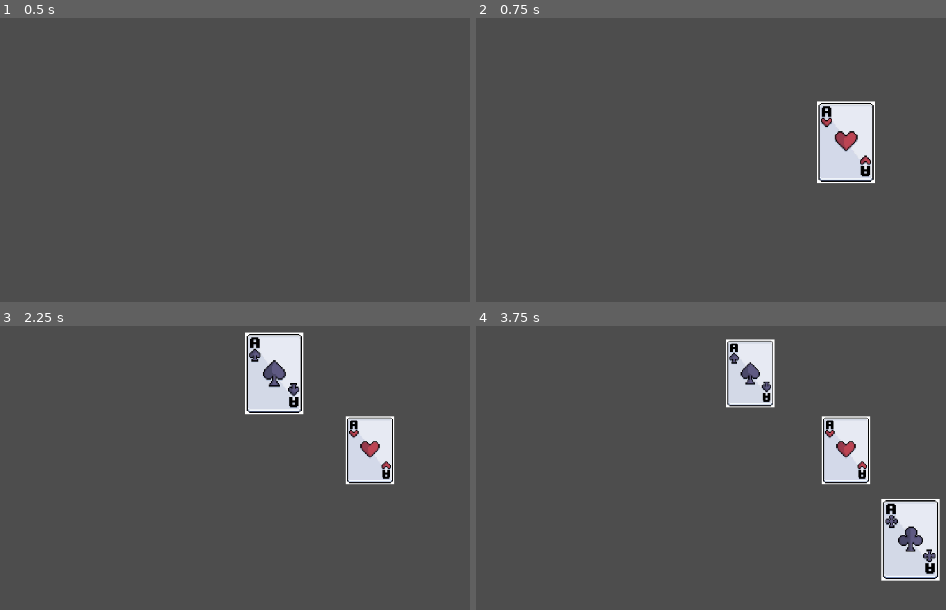
Above: before the commit, frames 1-4 (two rows, left to right).
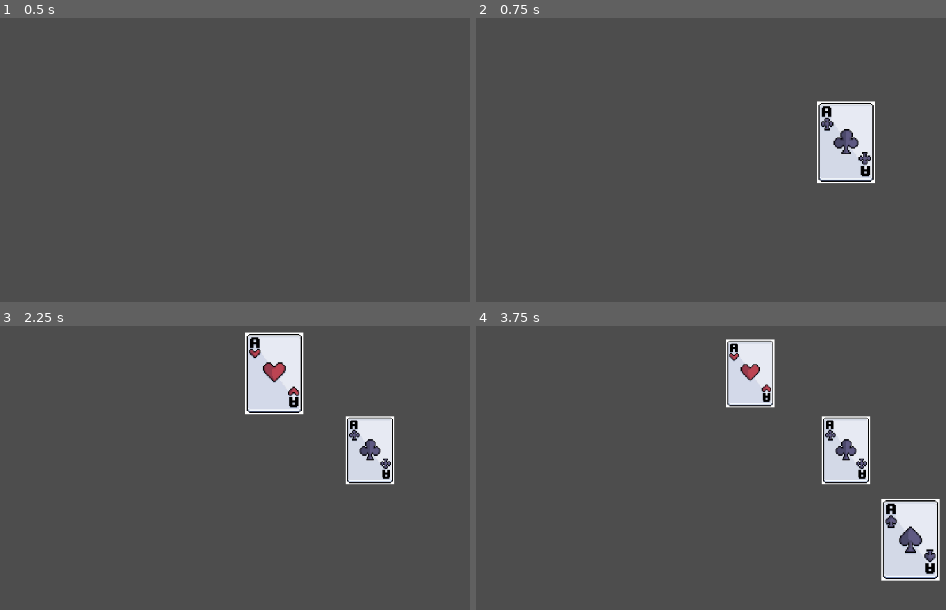
Above: after the commit, the same moments.

Repository: UNIZAR-30226-2026-14/desktop-app
Game: Godot game, scene res://proyecto_rummikub/escenaPrincipal/escenaprincipal.tscn
Same seed, same stepped clock (60 frames per second), same inputs: the game is played once before the commit and once after it.
Inputs (mouse positions are in pixels of both pictures, inside the frame that each line leads up to):
- Up to frame 1 (0.5 s): no input
- Up to frame 2 (0.75 s): tap Enter at 0.5 s; move the mouse to (847, 142) at 0.52 s; click (847, 142) at 0.67 s
- Up to frame 3 (2.25 s): tap Space at 1.25 s; move the mouse to (371, 450) at 1.27 s; click (371, 450) at 1.42 s; tap Enter at 2 s; move the mouse to (272, 374) at 2.02 s; click (272, 374) at 2.17 s
- Up to frame 4 (3.75 s): tap Space at 2.75 s; move the mouse to (748, 374) at 2.77 s; click (748, 374) at 2.92 s; tap Enter at 3.5 s; move the mouse to (908, 539) at 3.52 s; click (908, 539) at 3.67 s

Frame 1 is identical in both runs. In frame 2, 0.6% of the frame differs, in the area x 73-85%, y 32-53%; in frame 3, 1.0%; in frame 4, 1.0%, in the area x 53-99%, y 9-84%.

Commit message:
Carta pasa a ser ficha

Diff:
--- a/project.godot
+++ b/project.godot
@@ -14,6 +14,11 @@
 run/main_scene="uid://bxlkgyvjo1kko"
 config/features=PackedStringArray("4.6", "GL Compatibility")
 config/icon="res://icon.svg"
+
+[editor]
+
+version_control/plugin_name="GitPlugin"
+version_control/autoload_on_startup=true
 
 [input]
 
--- a/proyecto_rummikub/carta/Carta.gd
+++ /dev/null
@@ -1,44 +0,0 @@
-class_name Carta extends Node2D
-@export var area2d: Area2D
-
-static var escena_carta: PackedScene = preload("res://proyecto_rummikub/carta/Carta.tscn")
-
-signal cursor_sobre_carta
-signal cursor_no_sobre_carta
-static var indice: int = -1
-var mi_indice: int
-
-static func carta(color: String) -> Node2D:
-	var carta_creada: Node2D = escena_carta.instantiate()
-	carta_creada.name = str((indice +1 ))
-	carta_creada.cambiar_sprite(color)
-	return carta_creada
-
-func cambiar_sprite(color: String):
-	match color:
-		"corazones":
-			$assDePicas.texture = load("res://imagenes/asscorazones.jpg")
-		"picas":
-			$assDePicas.texture = load("res://imagenes/asspicas.jpg")
-		"treboles":
-			$assDePicas.texture = load("res://imagenes/asstreboles.jpg")
-		"diamantes":
-			$assDePicas.texture = load("res://imagenes/assdiamantes.jpg")
-
-# Called when the node enters the scene tree for the first time.
-func _ready() -> void:
-	print("patata")
-	indice += 1
-	mi_indice = indice
-	area2d.mouse_entered.connect(_emitir_señal_entrada)
-	area2d.mouse_exited.connect(_emitir_señal_salida)
-
-# Called every frame. 'delta' is the elapsed time since the previous frame.
-func _process(_delta: float) -> void:
-	pass
-
-func _emitir_señal_entrada():
-	cursor_sobre_carta.emit(mi_indice)
-
-func _emitir_señal_salida():
-	cursor_no_sobre_carta.emit(mi_indice)
--- a/proyecto_rummikub/carta/Carta.tscn
+++ /dev/null
@@ -1,20 +0,0 @@
-[gd_scene format=3 uid="uid://d2m3pflispvhh"]
-
-[ext_resource type="Script" uid="uid://diiqjqmbuekht" path="res://proyecto_rummikub/carta/Carta.gd" id="1_8effa"]
-[ext_resource type="Texture2D" uid="uid://cvx6loh6kb2xv" path="res://imagenes/asspicas.jpg" id="1_8gbdo"]
-
-[sub_resource type="RectangleShape2D" id="RectangleShape2D_0wtaq"]
-size = Vector2(70, 98)
-
-[node name="Carta" type="Node2D" unique_id=1732648488 node_paths=PackedStringArray("area2d")]
-script = ExtResource("1_8effa")
-area2d = NodePath("Area2D")
-
-[node name="assDePicas" type="Sprite2D" parent="." unique_id=579691819]
-scale = Vector2(0.1, 0.1)
-texture = ExtResource("1_8gbdo")
-
-[node name="Area2D" type="Area2D" parent="." unique_id=105169879]
-
-[node name="CollisionShape2D" type="CollisionShape2D" parent="Area2D" unique_id=238704039]
-shape = SubResource("RectangleShape2D_0wtaq")
--- a/proyecto_rummikub/escenaPrincipal/manager_cartas/manager_cartas.gd
+++ b/proyecto_rummikub/escenaPrincipal/manager_cartas/manager_cartas.gd
@@ -11,8 +11,8 @@
 						  # si no es nadie se pone un -1
 var posicion_clic: Vector2 # guarda la posiocion del cursor mientras esta pulsado el clic izquierdo
 
-var lista_cartas: Array[Node] # lista de objetos carta
-var indice_lista_cartas: int = 0 # numero de cartas en pantalla
+var lista_fichas: Array[Node] # lista de objetos carta
+var indice_lista_fichas: int = 0 # numero de cartas en pantalla
 # Called when the node enters the scene tree for the first time.
 func _ready() -> void:
 	pass
@@ -26,35 +26,35 @@
 		# si se pulsa sobre un espacio no vacio
 			print("clicado sobre carta")
 			posicion_clic = get_global_mouse_position()
-			lista_cartas[sobre_quien].z_index += 1 # se aumenta su prioridad para que aparezca sobre el resto de cartas
+			lista_fichas[sobre_quien].z_index += 1 # se aumenta su prioridad para que aparezca sobre el resto de cartas
 			clicando = true
 		elif event.is_released():
 		# si se deja de clicar
 			print("deja de clicar")
-			lista_cartas[sobre_quien].z_index -= 1 # se le baja la prioridad a la carta
+			lista_fichas[sobre_quien].z_index -= 1 # se le baja la prioridad a la carta
 			clicando = false
 		elif (sobre_quien == -1) and event.is_pressed():
 		# si se pulsa sobre un lugar sin cartas se genera una carta nueva
-			lista_cartas.insert(indice_lista_cartas,_crear_carta())
-			lista_cartas[indice_lista_cartas].position = get_global_mouse_position()
-			indice_lista_cartas += 1
+			lista_fichas.insert(indice_lista_fichas,_crear_ficha())
+			lista_fichas[indice_lista_fichas].position = get_global_mouse_position()
+			indice_lista_fichas += 1
 
 # Called every frame. 'delta' is the elapsed time since the previous frame.
 func _process(_delta: float) -> void:
 	if (sobre_quien != -1) and clicando:
 		var posicion_raton = get_global_mouse_position()
-		lista_cartas[sobre_quien].position += posicion_raton - posicion_clic
+		lista_fichas[sobre_quien].position += posicion_raton - posicion_clic
 		posicion_clic = posicion_raton
 
-func _crear_carta() -> Node:
-	var posibles_cartas = ["corazones", "picas", "treboles", "diamantes"]
-	var carta: Node = Carta.carta(posibles_cartas[randi()%4])
-	add_child(carta)
-	carta.cursor_sobre_carta.connect(_entro_cursor_en_carta)
-	carta.cursor_no_sobre_carta.connect(_salio_cursor_en_carta)
-	return carta
+func _crear_ficha() -> Node:
+	var posibles_fichas = ["corazones", "picas", "treboles", "diamantes"]
+	var ficha: Node = Ficha.ficha(posibles_fichas[randi()%4])
+	add_child(ficha)
+	ficha.cursor_sobre_ficha.connect(_entro_cursor_en_ficha)
+	ficha.cursor_no_sobre_ficha.connect(_salio_cursor_en_ficha)
+	return ficha
 
-func _entro_cursor_en_carta(id: int):
+func _entro_cursor_en_ficha(id: int):
 	if not clicando:
 		if sobre_quien == -1:
 			sobre_quien = id
@@ -62,7 +62,7 @@
 		print("entraron en " + str(id))
 		sobre_quien = id
 
-func _salio_cursor_en_carta(id: int):
+func _salio_cursor_en_ficha(id: int):
 	desresaltar(id)
 	if not clicando:
 		if sobre_quien == id :
@@ -73,7 +73,7 @@
 			resaltar(sobre_quien)
 
 func resaltar(id: int):
-	lista_cartas[id].scale = escala_aumentada
+	lista_fichas[id].scale = escala_aumentada
 
 func desresaltar(id:int):
-	lista_cartas[id].scale = escala_por_defecto
+	lista_fichas[id].scale = escala_por_defecto
--- a/proyecto_rummikub/escenaPrincipal/manager_cartas/mano/mano.gd
+++ b/proyecto_rummikub/escenaPrincipal/manager_cartas/mano/mano.gd
@@ -1,11 +1,22 @@
 extends Node2D
 
-
+var fichas_en_mano: Array[Node]
 # Called when the node enters the scene tree for the first time.
 func _ready() -> void:
 	pass # Replace with function body.
 
+# Called every frame. 'delta' is the elapsed time since the previous frame.
+func _process(_delta: float) -> void:
+	pass
 
-# Called every frame. 'delta' is the elapsed time since the previous frame.
-func _process(delta: float) -> void:
+func anadir_ficha(ficha:Node) -> void:
+	fichas_en_mano.append(ficha)
+
+func quitar_carta(ficha:Node) -> void:
+	fichas_en_mano.erase(ficha)
+
+func ordenar_por_tipo() -> void:
 	pass
+
+func ordenar_por_numero() -> void:
+	pass
--- /dev/null
+++ b/proyecto_rummikub/ficha/Ficha.gd
@@ -0,0 +1,44 @@
+class_name Ficha extends Node2D
+@export var area2d: Area2D
+
+static var escena_ficha: PackedScene = preload("res://proyecto_rummikub/ficha/Ficha.tscn")
+
+signal cursor_sobre_ficha
+signal cursor_no_sobre_ficha
+static var indice: int = -1
+var mi_indice: int
+
+static func ficha(color: String) -> Node2D:
+	var ficha_creada: Node2D = escena_ficha.instantiate()
+	ficha_creada.name = str((indice +1 ))
+	ficha_creada.cambiar_sprite(color)
+	return ficha_creada
+# bonasera bambino
+func cambiar_sprite(color: String):
+	match color:
+		"corazones":
+			$assDePicas.texture = load("res://imagenes/asscorazones.jpg")
+		"picas":
+			$assDePicas.texture = load("res://imagenes/asspicas.jpg")
+		"treboles":
+			$assDePicas.texture = load("res://imagenes/asstreboles.jpg")
+		"diamantes":
+			$assDePicas.texture = load("res://imagenes/assdiamantes.jpg")
+
+# Called when the node enters the scene tree for the first time.
+func _ready() -> void:
+	print("patata")
+	indice += 1
+	mi_indice = indice
+	area2d.mouse_entered.connect(_emitir_señal_entrada)
+	area2d.mouse_exited.connect(_emitir_señal_salida)
+
+# Called every frame. 'delta' is the elapsed time since the previous frame.
+func _process(_delta: float) -> void:
+	pass
+
+func _emitir_señal_entrada():
+	cursor_sobre_ficha.emit(mi_indice)
+
+func _emitir_señal_salida():
+	cursor_no_sobre_ficha.emit(mi_indice)
--- /dev/null
+++ b/proyecto_rummikub/ficha/Ficha.tscn
@@ -0,0 +1,20 @@
+[gd_scene format=3 uid="uid://d2m3pflispvhh"]
+
+[ext_resource type="Script" uid="uid://diiqjqmbuekht" path="res://proyecto_rummikub/ficha/Ficha.gd" id="1_en3ta"]
+[ext_resource type="Texture2D" uid="uid://cvx6loh6kb2xv" path="res://imagenes/asspicas.jpg" id="2_vmqyy"]
+
+[sub_resource type="RectangleShape2D" id="RectangleShape2D_0wtaq"]
+size = Vector2(70, 98)
+
+[node name="Carta" type="Node2D" unique_id=1732648488 node_paths=PackedStringArray("area2d")]
+script = ExtResource("1_en3ta")
+area2d = NodePath("Area2D")
+
+[node name="assDePicas" type="Sprite2D" parent="." unique_id=579691819]
+scale = Vector2(0.1, 0.1)
+texture = ExtResource("2_vmqyy")
+
+[node name="Area2D" type="Area2D" parent="." unique_id=105169879]
+
+[node name="CollisionShape2D" type="CollisionShape2D" parent="Area2D" unique_id=238704039]
+shape = SubResource("RectangleShape2D_0wtaq")
Not shown, added: addons/godot-git-plugin/git_plugin.gdextension.uid
Renamed: proyecto_rummikub/carta/Carta.gd.uid -> proyecto_rummikub/ficha/Ficha.gd.uid
Not shown, added: addons/godot-git-plugin/LICENSE
Not shown, added: addons/godot-git-plugin/THIRDPARTY.md
Not shown, added: addons/godot-git-plugin/git_plugin.gdextension
Not shown, added: addons/godot-git-plugin/linux/libgit_plugin.linux.editor.x86_64.so
Not shown, added: addons/godot-git-plugin/macos/libgit_plugin.macos.editor.universal.dylib
Not shown, added: addons/godot-git-plugin/windows/libgit_plugin.windows.editor.x86_64.dll
